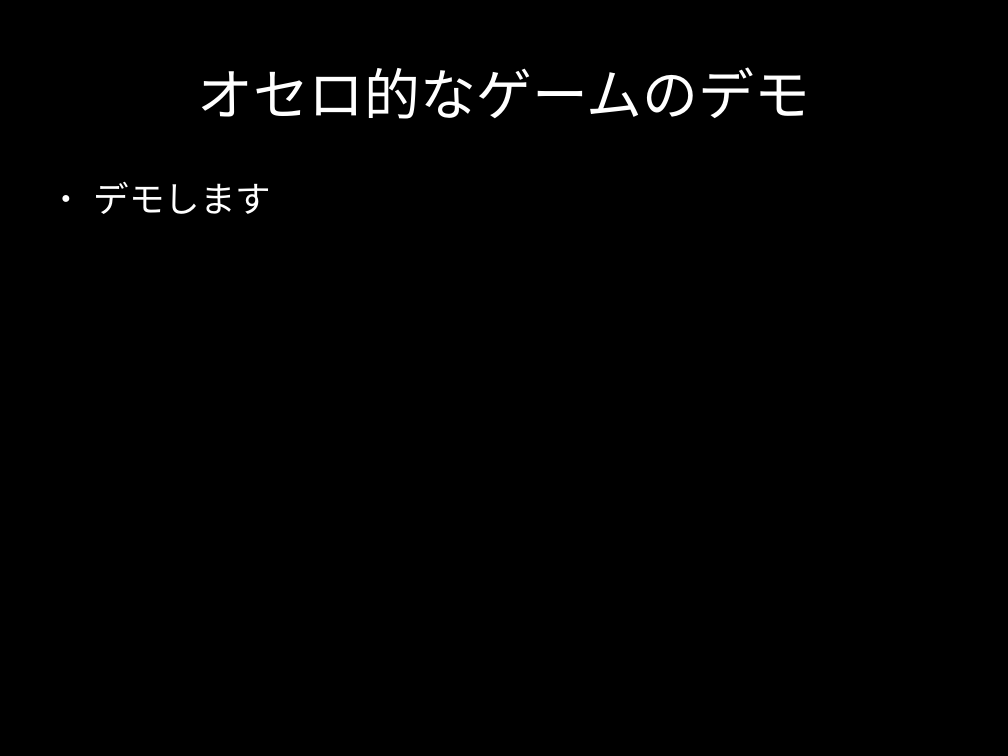
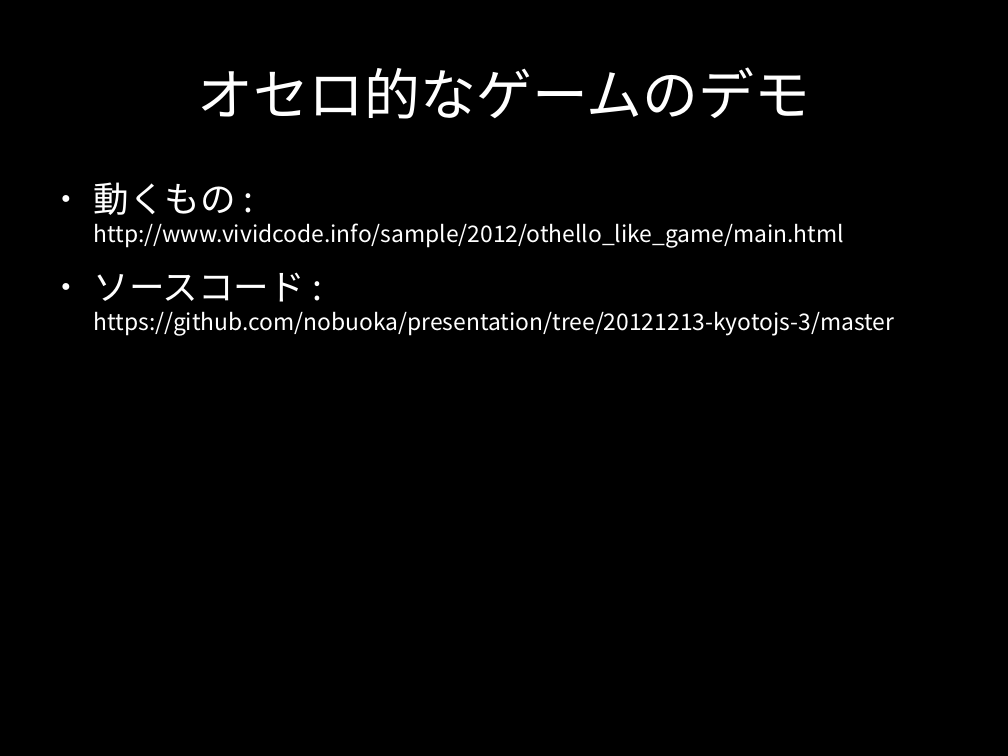
Before and after one commit to nobuoka/presentation, a slide deck: slide 12 of presentation-mvc-basis.odp. Drawn at 1008x756 pixels with LibreOffice and Linux fonts; fonts in the diff are those of the drawing. Boxes give left, top, right and bottom in pixels: in the first picture for what was removed or moved away, otherwise in the second. Text is boxed around its words. In the diff, an @@ line names an element or a change of style, - is before the commit and + after.

Commit message:
デモページの URL を追加

```diff
--- a/presentation-mvc-basis.odp
+++ b/presentation-mvc-basis.odp
@@ text at <box>94,182,894,336</box>: text changed; size 28 to 18 pt @@
-● デモします
+● 動くもの : http://www.vividcode.info/sample/2012/othello_like_game/main.html
+● ソースコード : https://github.com/nobuoka/presentation/tree/20121213-kyotojs-3/master
```
Also in this commit, not shown: 1 slide removed.
